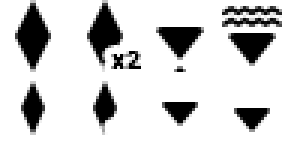
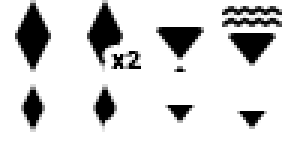
Layers edited between the first and the second 288px x 144px image:
pixels changed over (21, 81, 270, 135) (layer not identified)
